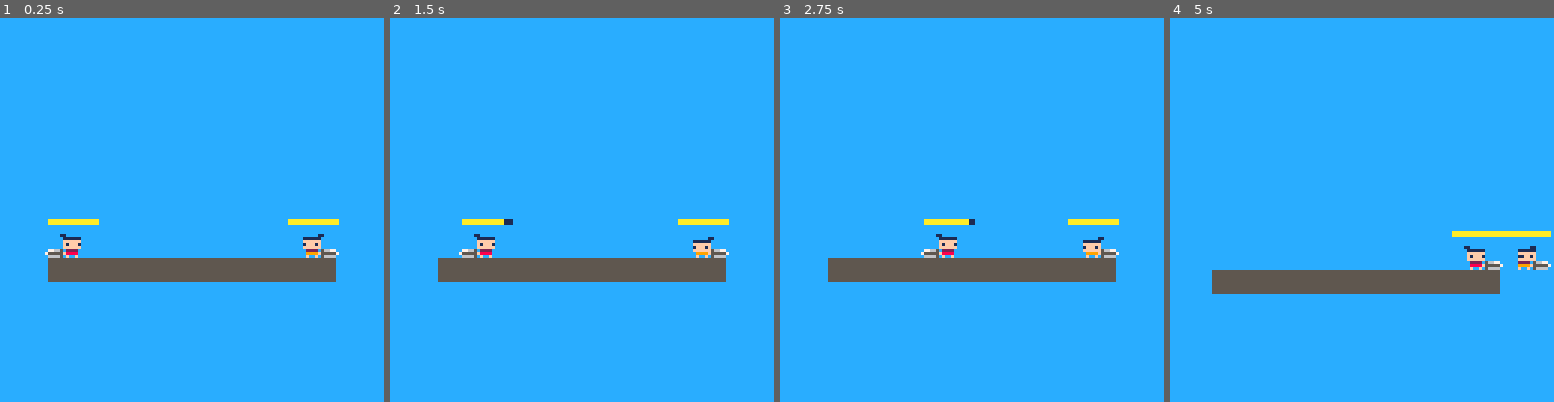
Above: before the commit, frames 1-4 (left to right).
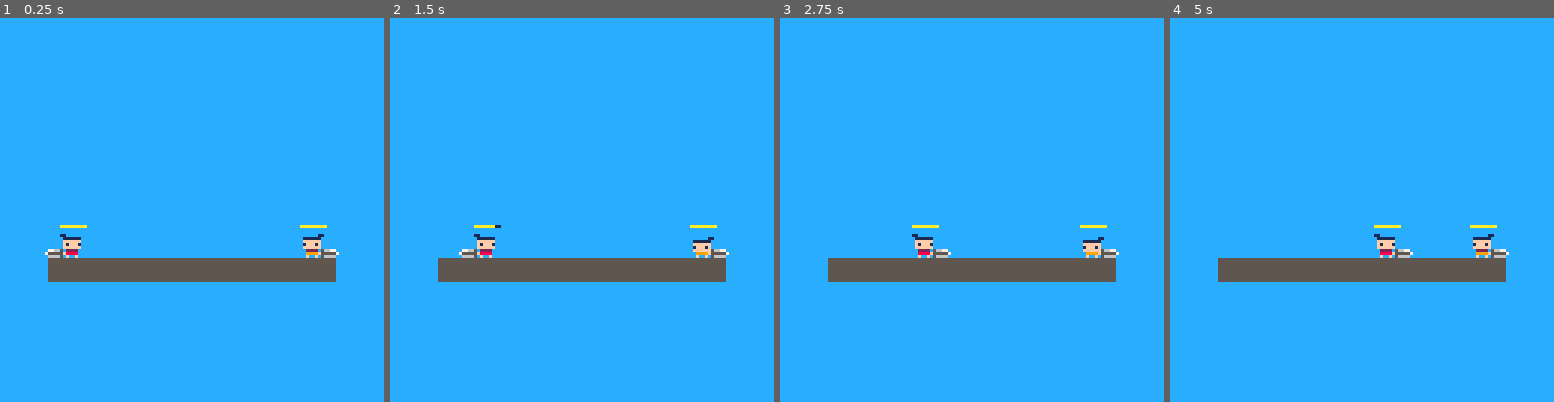
Above: after the commit, the same moments.

Repository: Wagomu056/chanbara
Game: PICO-8 cartridge chanbara.p8
The game is run twice, just before and just after one commit, with the same random seed, the same clock (stepped at 60 frames per second) and the same inputs.
Inputs:
- Up to frame 1 (0.25 s): no input
- Up to frame 2 (1.5 s): tap X (X key) at 0.33, 1.07 s; tap O (Z key) at 0.7 s
- Up to frame 3 (2.75 s): tap O (Z key) at 1.7, 2.1, 2.5 s; tap X (X key) at 1.85 s
- Up to frame 4 (5 s): tap O (Z key) every 0.4 s from 2.9 to 4.9 s; tap X (X key) at 2.97, 4.08 s

The runs differ from the first frame. In frame 1, 0.5% of the frame differs, in the area x 12-89%, y 52-55%; in frame 2, 0.5%; in frame 3, 1.0%; in frame 4, 6.3%, in the area x 10-100%, y 53-72%.

Commit message:
メーター調整

Diff:
--- a/chanbara.p8
+++ b/chanbara.p8
@@ -107,7 +107,7 @@
 anim_table["pl_idle"]
 = anim.data.new({0,1},1,1,{0.5,0.5},{0,0},{nil,nil},true)
 anim_table["pl_slash"]
-= anim.data.new({2,3},1,1,{0.05,0.1},{0,8},{nil,"regist_atk"},false)
+= anim.data.new({2,3},1,1,{0.1,0.3},{0,8},{nil,"regist_atk"},false)
 anim_table["pl_damage"]
 = anim.data.new({5},1,1,{0.2},{-8},{nil},false)
 anim_table["pl_guard"]
@@ -115,7 +115,7 @@
 anim_table["pl_guard_scc"]
 = anim.data.new({7},1,1,{0.05},{0},{nil},false)
 anim_table["pl_reflect"]
-= anim.data.new({6},1,1,{0.6},{-8},{nil},false)
+= anim.data.new({6},1,1,{1.0},{-8},{nil},false)
 anim_table["pl_cant_guard"]
 = anim.data.new({8},1,1,{0.2},{0},{nil},false)
 
@@ -593,7 +593,8 @@
 act.meter.new = function(max_value, offset_y)
 	local obj = {}
 
-	obj.length = 16
+	obj.width = 8
+	obj.hight = 0
 
 	obj.x = 0
 	obj.y = 0
@@ -608,14 +609,14 @@
 	end
 
 	obj.draw = function(self)
-		local ax = self.x - (self.length * 0.5)
+		local ax = self.x - (self.width * 0.5)
 		local ay = self.y + self.offset_y
-		local bx = ax + self.length
-		local by = ay + 1
+		local bx = ax + self.width
+		local by = ay + self.hight
 		rectfill(ax, ay, bx, by, 1)
 
 		local ratio = self.value / self.max_value
-		bx = ax + (self.length * ratio)
+		bx = ax + (self.width * ratio)
 		if ratio > 0 then
 			rectfill(ax, ay, bx, by, 10)
 		end
@@ -650,7 +651,7 @@
 	-- stamina
 	local max_stamina = 100
 	obj.stamina = act.stamina.new(max_stamina)
-	local stamina_meter_offset_y = -12
+	local stamina_meter_offset_y = -10
 	obj.stamina_meter = act.meter.new(max_stamina, stamina_meter_offset_y)
 
 	-- function
